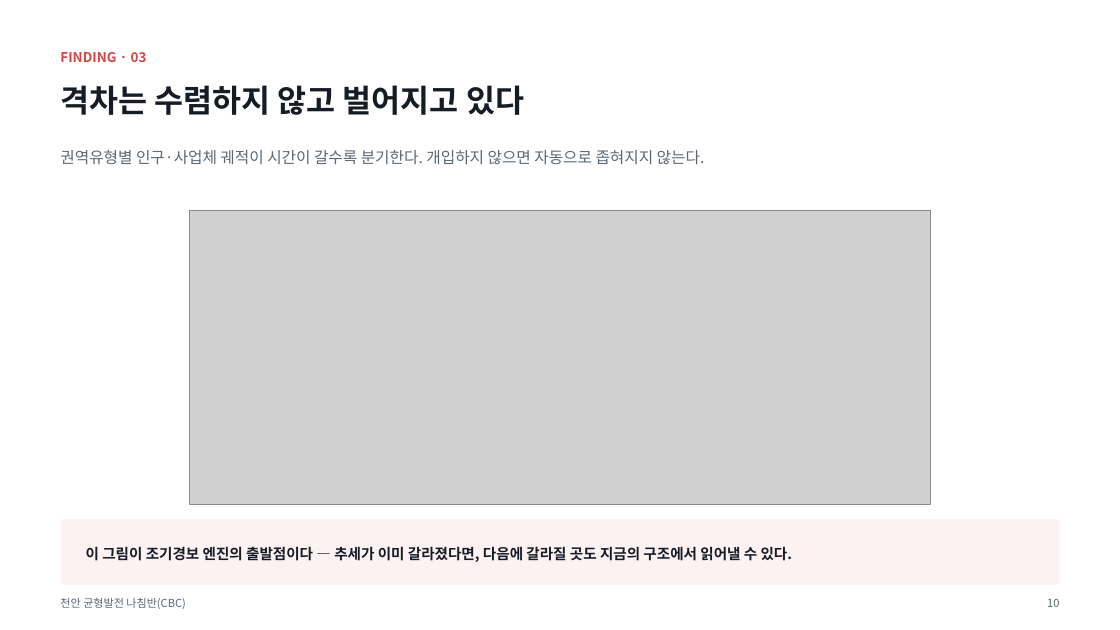
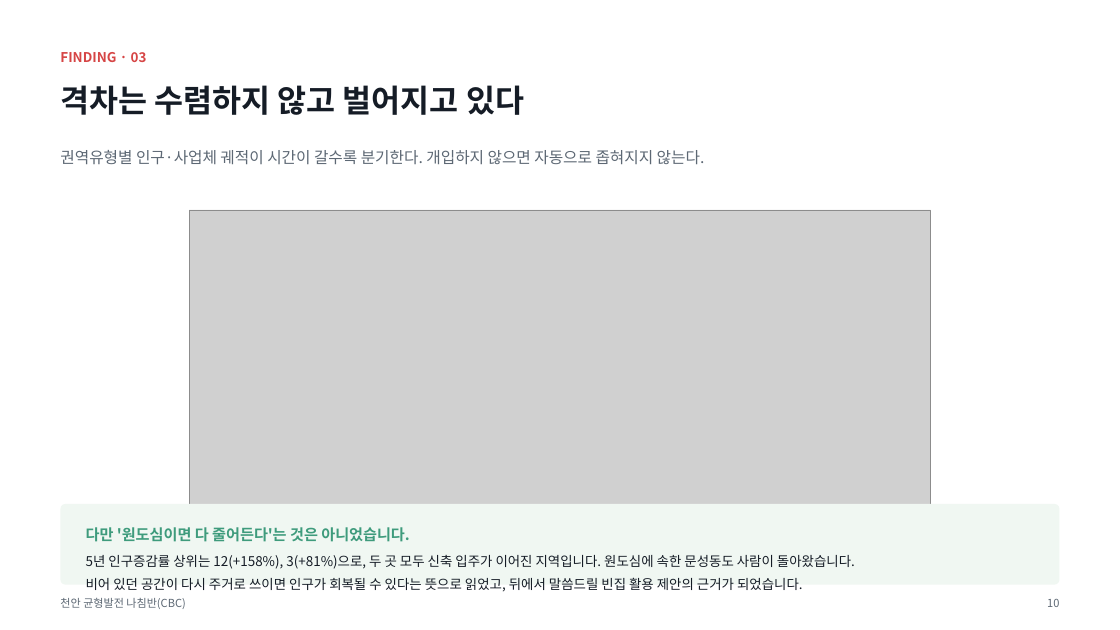
Before and after one commit to BioCode67/2026-AI-, a slide deck: slide 11 of deliverables/기획서_천안균형발전나침반_CBC.pptx. Drawn at 1120x630 pixels with LibreOffice and Linux fonts; fonts in the diff are those of the drawing; grey boxes stand for pictures. Boxes give left, top, right and bottom in pixels: in the first picture for what was removed or moved away, otherwise in the second. Text is boxed around its words. In the diff, an @@ line names an element or a change of style, - is before the commit and + after.

```diff
--- a/deliverables/기획서_천안균형발전나침반_CBC.pptx
+++ b/deliverables/기획서_천안균형발전나침반_CBC.pptx
@@ rounded rectangle: place and size @@
-rounded rectangle at (60,519,1060,585)
+rounded rectangle at (60,504,1060,585)
@@ rounded rectangle at (60,504,1060,585): fill #FDF2F2 to #F0F7F2 @@
@@ text added at (86,527,409,542), 13 pt, text #3E9B7C, bold @@
+다만 '원도심이면 다 줄어든다'는 것은 아니었습니다.
@@ text removed at (86,546,793,562) @@
-이 그림이 조기경보 엔진의 출발점이다 — 추세가 이미 갈라졌다면, 다음에 갈라질 곳도 지금의 구조에서 읽어낼 수 있다.
@@ text added at (86,555,855,591), 11.5 pt, text #151C26 @@
+5년 인구증감률 상위는 12(+158%), 3(+81%)으로, 두 곳 모두 신축 입주가 이어진 지역입니다. 원도심에 속한 문성동도 사람이 돌아왔습니다.
+비어 있던 공간이 다시 주거로 쓰이면 인구가 회복될 수 있다는 뜻으로 읽었고, 뒤에서 말씀드릴 빈집 활용 제안의 근거가 되었습니다.
```
Also in this commit, not shown: 4 other slides changed, 11 other files.
